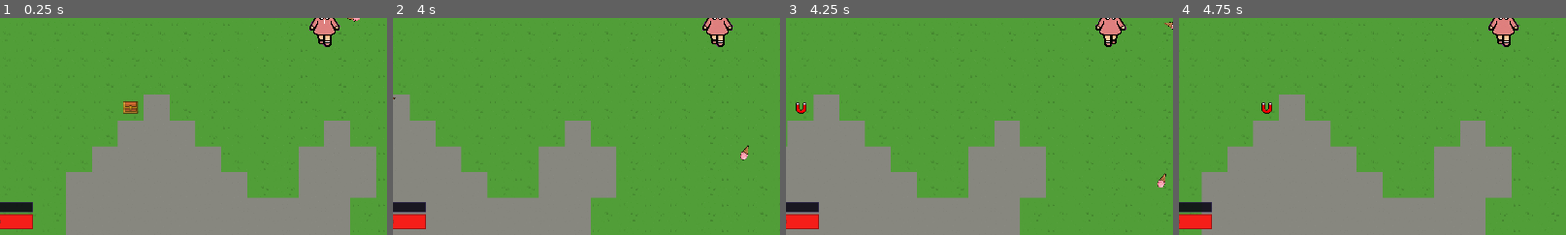
Above: before the commit, frames 1-4 (left to right).
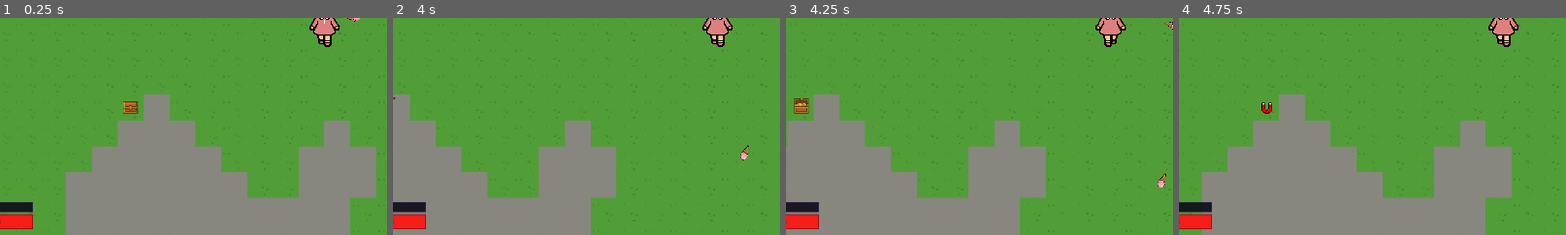
Above: after the commit, the same moments.

Repository: oguzhanaydiin/queendom-survivors
Game: Godot game, scene res://scenes/world/world.tscn
Two runs of this game, one before a commit and one after it. Both use one fixed random seed, a clock stepped at 60 frames per second and the inputs below.
Inputs (mouse positions are % of the whole screen's width and height, from its top left):
- Up to frame 1 (0.25 s): no input
- Up to frame 2 (4 s): tap Enter at 0.5 s; move the mouse to (72, 45) at 0.52 s; hold D (move_right) 0.53-1.28 s; move the mouse to (30, 55) at 1.27 s; hold S (move_down) 1.28-2.03 s; move the mouse to (60, 28) at 2.02 s; hold D (move_right) 2.03-2.78 s; move the mouse to (45, 70) at 2.77 s; hold W (move_up) 2.78-3.53 s; move the mouse to (80, 65) at 3.52 s; hold A (move_left) from 3.53 s (still down)
- Up to frame 3 (4.25 s): keep holding A (move_left)
- Up to frame 4 (4.75 s): keep holding A (move_left); move the mouse to (20, 35) at 4.27 s
The pictures show only the part of the screen within x 8-58%, y 50-100%; the shares and areas given below are measured in that part.

Frames 1-2 are identical in both runs. In frame 3, 0.3% of the frame differs, in the area x 2-7%, y 37-45%; in frame 4, nothing differs.

Commit message:
opening the chest

Diff:
--- a/scenes/chest/chest.gd
+++ b/scenes/chest/chest.gd
@@ -5,7 +5,7 @@
 
 @export var stomp_radius: float = 80.0
 
-var _opened: bool = false
+var _opening: bool = false
 
 
 func _ready() -> void:
@@ -17,22 +17,39 @@
 
 
 func take_damage(_amount: float) -> void:
-	_open()
+	_begin_open()
 
 
 func _physics_process(_delta: float) -> void:
-	if _opened:
+	if _opening:
 		return
 	var player := get_tree().get_first_node_in_group("player") as Node2D
 	if player and global_position.distance_to(player.global_position) <= stomp_radius:
-		_open()
+		_begin_open()
 
 
-func _open() -> void:
-	if _opened:
+func _begin_open() -> void:
+	if _opening:
 		return
-	_opened = true
+	_opening = true
 	collision_layer = 0
+
+	var spr := get_node_or_null("AnimatedSprite2D") as AnimatedSprite2D
+	if spr and spr.sprite_frames and spr.sprite_frames.has_animation("open"):
+		spr.sprite_frames.set_animation_loop("open", false)
+		spr.play("open")
+		spr.animation_finished.connect(_on_open_anim_finished, CONNECT_ONE_SHOT)
+	else:
+		_finish_open()
+
+
+func _on_open_anim_finished() -> void:
+	if not is_inside_tree():
+		return
+	_finish_open()
+
+
+func _finish_open() -> void:
 	_spawn_loot()
 	queue_free()
 
--- a/scenes/chest/chest.tscn
+++ b/scenes/chest/chest.tscn
@@ -10,6 +10,14 @@
 atlas = ExtResource("2")
 region = Rect2(0, 0, 40, 32)
 
+[sub_resource type="AtlasTexture" id="AtlasTexture_m5ma0"]
+atlas = ExtResource("2")
+region = Rect2(0, 0, 40, 32)
+
+[sub_resource type="AtlasTexture" id="AtlasTexture_vdnua"]
+atlas = ExtResource("2")
+region = Rect2(40, 0, 40, 32)
+
 [sub_resource type="SpriteFrames" id="SpriteFrames_m5ma0"]
 animations = [{
 "frames": [{
@@ -18,6 +26,17 @@
 }],
 "loop": true,
 "name": &"default",
+"speed": 5.0
+}, {
+"frames": [{
+"duration": 1.0,
+"texture": SubResource("AtlasTexture_m5ma0")
+}, {
+"duration": 1.0,
+"texture": SubResource("AtlasTexture_vdnua")
+}],
+"loop": true,
+"name": &"open",
 "speed": 5.0
 }]
 
@@ -34,3 +53,4 @@
 position = Vector2(1.0000004, -4)
 scale = Vector2(1.4, 1.4)
 sprite_frames = SubResource("SpriteFrames_m5ma0")
+animation = &"default"
